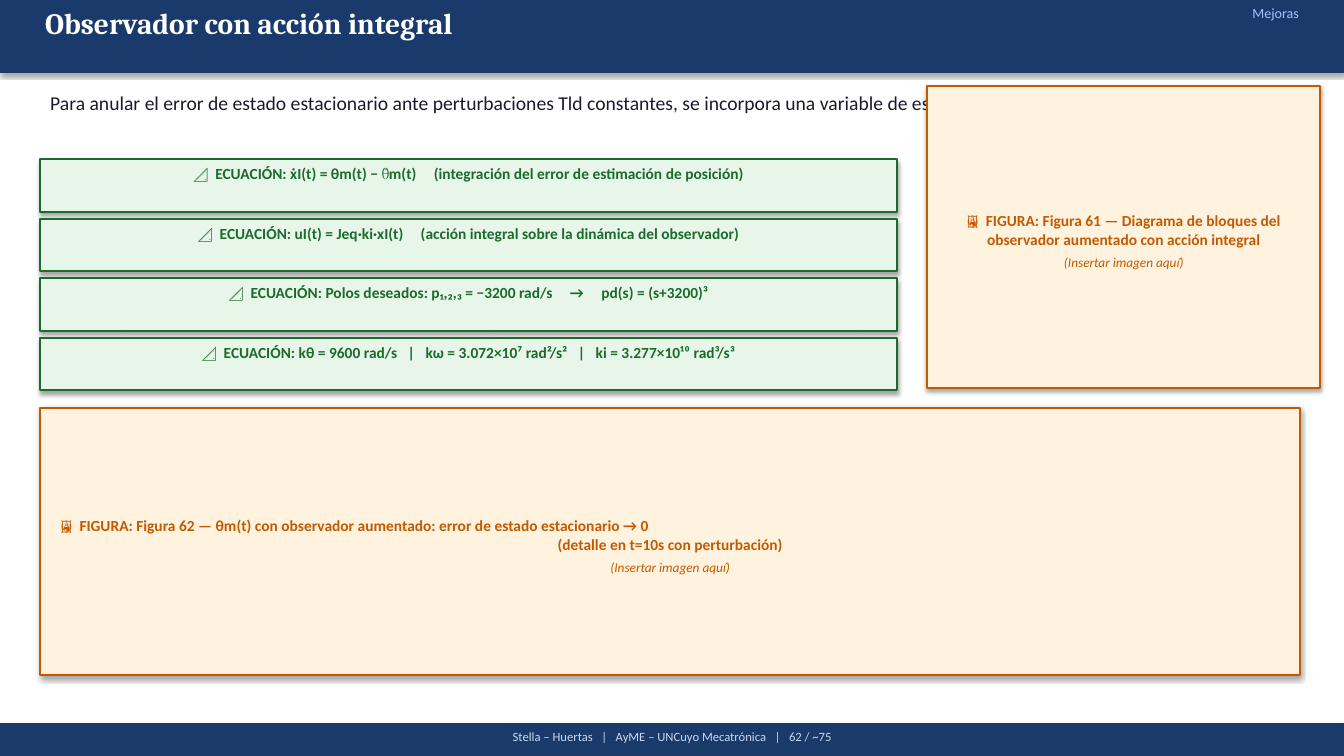
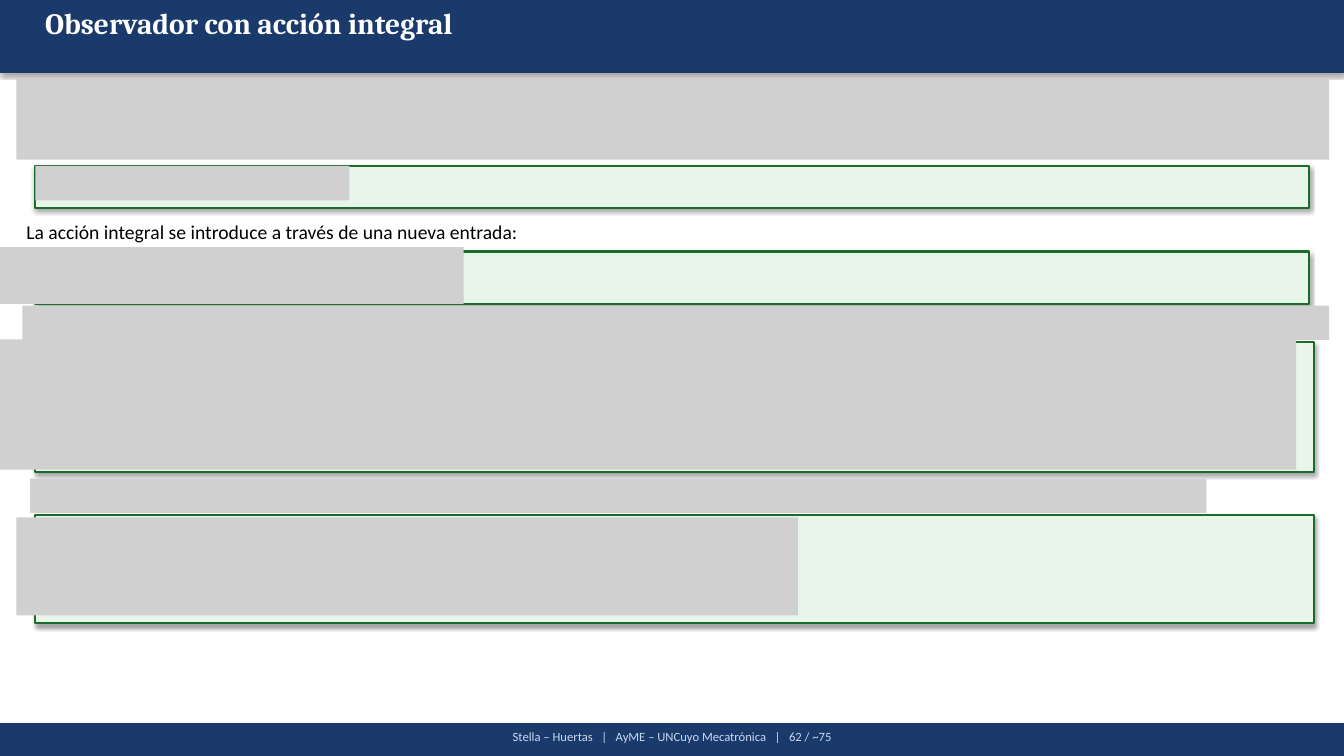
Before and after one commit to Juan-Stella/Automatica-y-maquinas-electricas-final, a slide deck: slide 84 of Presentación/AyME_Stella_Huertas_Presentacion1.pptx. Drawn at 1344x756 pixels with LibreOffice and Linux fonts; fonts in the diff are those of the drawing; grey boxes stand for pictures. Boxes give left, top, right and bottom in pixels: in the first picture for what was removed or moved away, otherwise in the second. Text is boxed around its words. In the diff, an @@ line names an element or a change of style, - is before the commit and + after.

```diff
--- a/Presentación/AyME_Stella_Huertas_Presentacion1.pptx
+++ b/Presentación/AyME_Stella_Huertas_Presentacion1.pptx
@@ text removed at (1252, 8, 1298, 21) @@
-Mejoras
@@ picture added at (16, 79, 1329, 160) @@
@@ rectangle removed at (928, 86, 1321, 388) @@
@@ text removed at (50, 94, 966, 116) @@
-Para anular el error de estado estacionario ante perturbaciones Tld constantes, se incorpora una variable de estado xI(t) que integra el error de estimación:
@@ rectangle: place and size @@
-rectangle at (40, 219, 897, 271)
+rectangle at (35, 166, 1309, 209)
@@ picture added at (35, 166, 350, 201) @@
@@ rectangle removed at (40, 159, 897, 212) @@
@@ text removed at (215, 166, 743, 182) @@
-📐 ECUACIÓN: ẋI(t) = θm(t) − θ̃m(t) (integración del error de estimación de posición)
@@ text added at (26, 225, 517, 243), 14 pt, text #000000 @@
+La acción integral se introduce a través de una nueva entrada:
@@ text removed at (220, 226, 739, 242) @@
-📐 ECUACIÓN: uI(t) = Jeq·ki·xI(t) (acción integral sobre la dinámica del observador)
@@ text removed at (986, 215, 1281, 248) @@
-🖼 FIGURA: Figura 61 — Diagrama de bloques del observador aumentado con acción integral
@@ picture added at (0, 247, 464, 303) @@
@@ rectangle: place and size @@
-rectangle at (40, 278, 897, 331)
+rectangle at (35, 252, 1309, 304)
@@ text removed at (1064, 257, 1184, 270) @@
-(Insertar imagen aquí)
@@ text removed at (251, 285, 708, 301) @@
-📐 ECUACIÓN: Polos deseados: p₁,₂,₃ = −3200 rad/s → pd(s) = (s+3200)³
@@ picture added at (22, 306, 1329, 340) @@
@@ picture added at (0, 340, 1297, 470) @@
@@ rectangle: place and size @@
-rectangle at (40, 338, 897, 390)
+rectangle at (35, 342, 1314, 472)
@@ text removed at (224, 345, 735, 359) @@
-📐 ECUACIÓN: kθ = 9600 rad/s | kω = 3.072×10⁷ rad²/s² | ki = 3.277×10¹⁰ rad³/s³
@@ picture added at (30, 479, 1207, 513) @@
@@ picture added at (16, 517, 798, 615) @@
@@ rectangle: place and size @@
-rectangle at (40, 408, 1301, 676)
+rectangle at (35, 515, 1314, 623)
@@ rectangle at (35, 515, 1314, 623): fill #FFF3E0 to #E8F5E9; outline #C35A00 1.5 pt to #1B6B2A 1.5 pt @@
@@ text removed at (80, 519, 782, 553) @@
-🖼 FIGURA: Figura 62 — θm(t) con observador aumentado: error de estado estacionario → 0
-(detalle en t=10s con perturbación)
@@ text removed at (610, 562, 731, 575) @@
-(Insertar imagen aquí)
```
Also in this commit, not shown: 7 other slides changed, 6 slides added, 1 other file.
